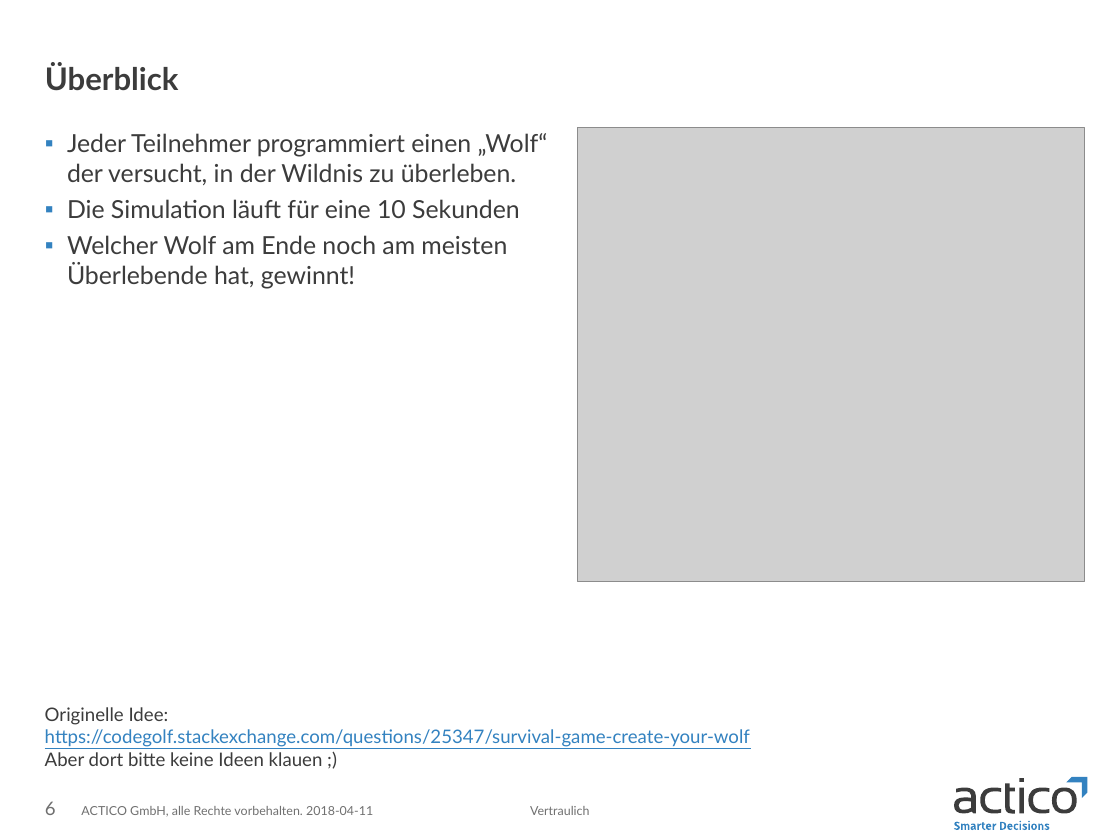
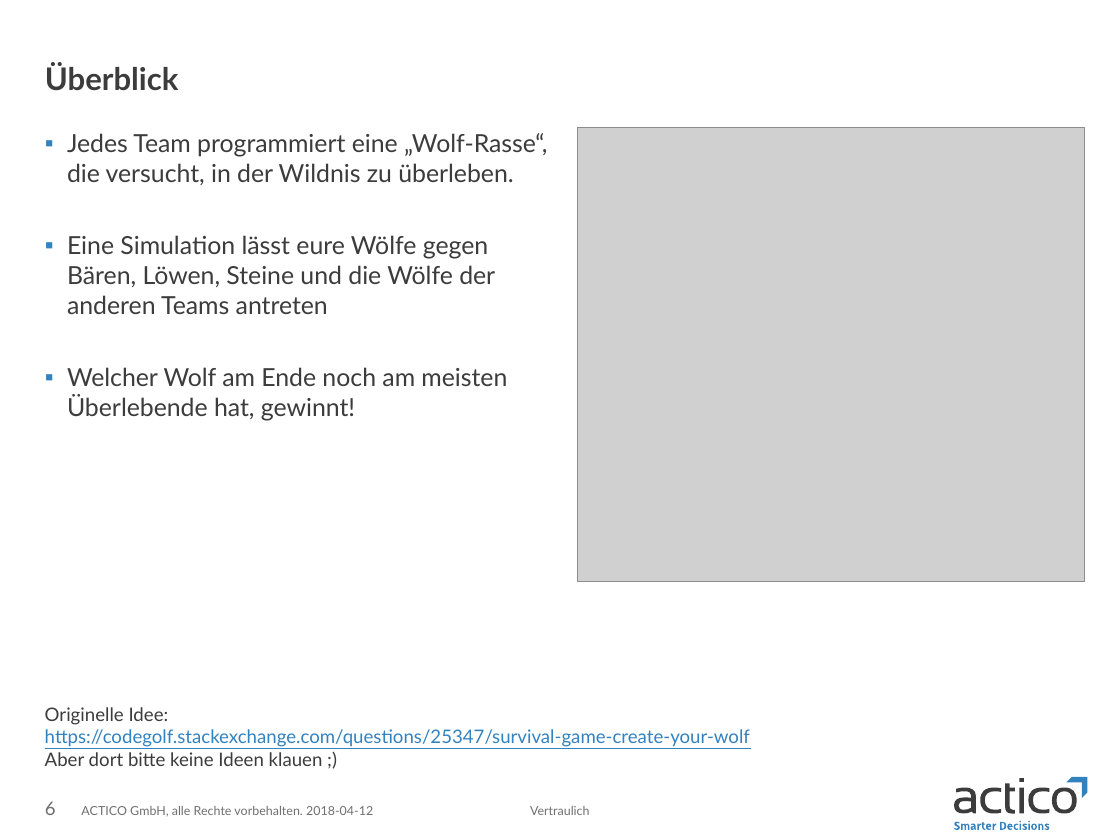
Before and after one commit to ni851ste/actico-code-challenge-wolf, a slide deck: slide 6 of media/powerpoint.pptx. Drawn at 1120x840 pixels with LibreOffice and Linux fonts; fonts in the diff are those of the drawing; grey boxes stand for pictures. Boxes give left, top, right and bottom in pixels: in the first picture for what was removed or moved away, otherwise in the second. Text is boxed around its words. In the diff, an @@ line names an element or a change of style, - is before the commit and + after.

```diff
--- a/media/powerpoint.pptx
+++ b/media/powerpoint.pptx
@@ text at (67,133,547,314): text changed @@
-▪ Jeder Teilnehmer programmiert einen „Wolf“ der versucht, in der Wildnis zu überleben.
-▪ Die Simulation läuft für eine 10 Sekunden
+▪ Jedes Team programmiert eine „Wolf-Rasse“, die versucht, in der Wildnis zu überleben.
+▪ Eine Simulation lässt eure Wölfe gegen Bären, Löwen, Steine und die Wölfe der anderen Teams antreten
@@ text at (81,806,373,816): text changed @@
-ACTICO GmbH, alle Rechte vorbehalten. 2018-04-11
+ACTICO GmbH, alle Rechte vorbehalten. 2018-04-12
```
Also in this commit, not shown: 9 other slides changed, 2 slides added, 4 slides removed.
